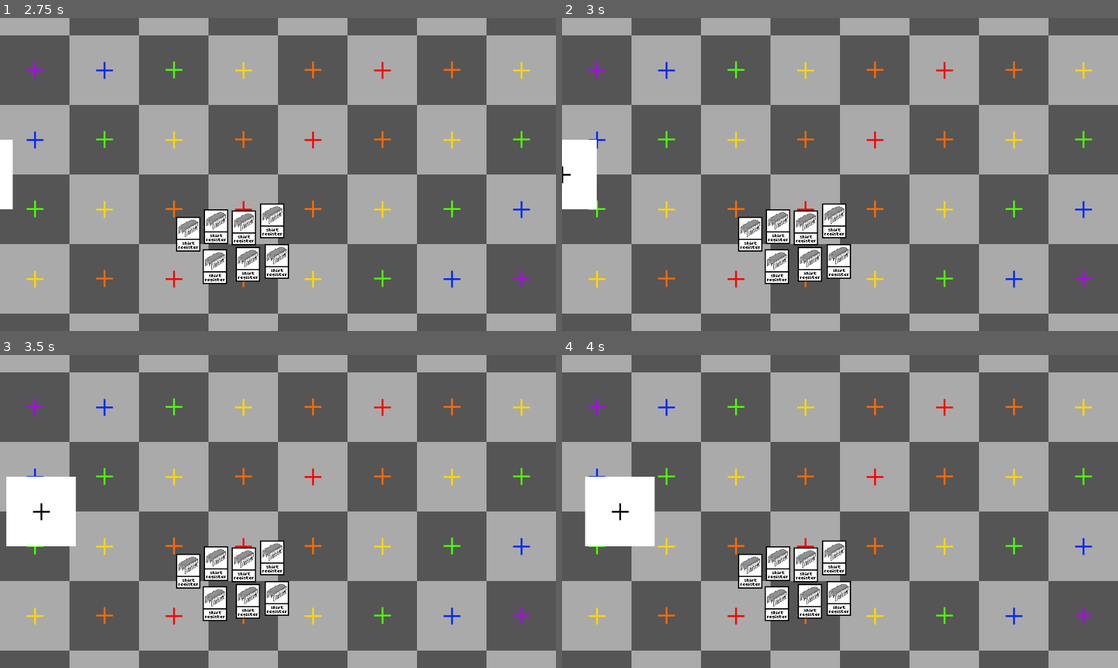
Above: before the commit, frames 1-4 (two rows, left to right).
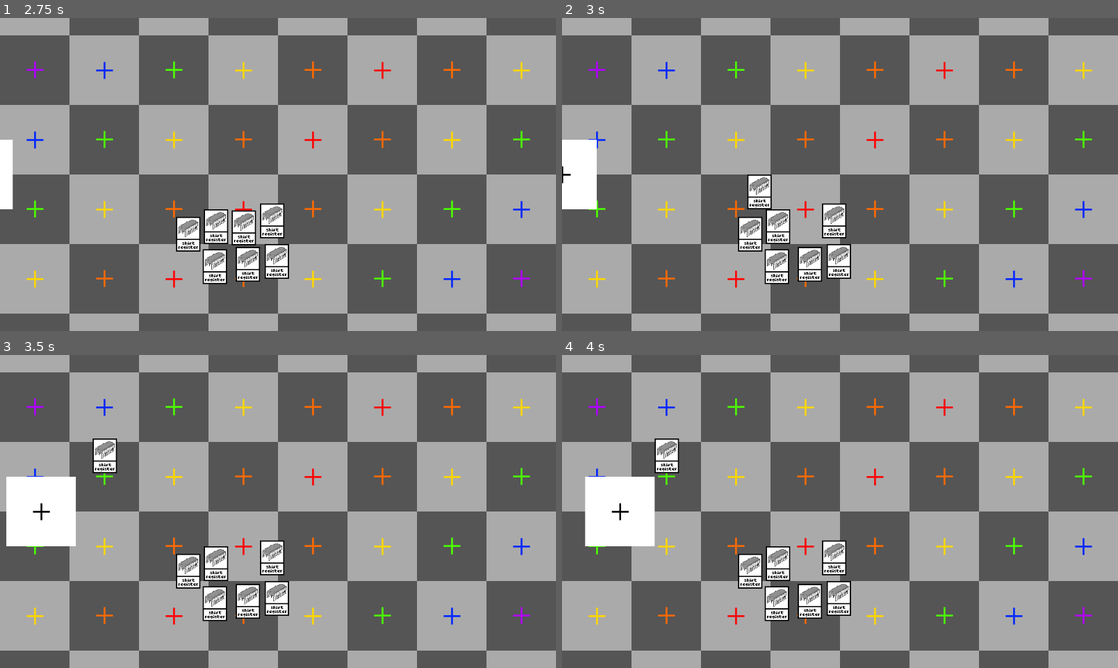
Above: after the commit, the same moments.

Repository: NobleMetalLabs/the-genesis-gambit
Game: Godot game, scene res://scn/tests/test.tscn
Same seed, same stepped clock (60 frames per second), same inputs: the game is played once before the commit and once after it.
Inputs (mouse positions are in pixels of both pictures, inside the frame that each line leads up to):
- Up to frame 1 (2.75 s): tap Enter at 0.5 s; move the mouse to (400, 158) at 0.52 s; hold Shift 0.53-1.25 s; click (400, 158) at 0.67 s; drag from (166, 190) to (244, 227) at 1.27 s; tap Space at 2 s; move the mouse to (333, 105) at 2.02 s; tap Ctrl at 2.1 s; click (333, 105) at 2.17 s
- Up to frame 2 (3 s): drag from (812, 237) to (673, 127) at 2.77 s
- Up to frame 3 (3.5 s): no input
- Up to frame 4 (4 s): move the mouse to (1006, 558) at 3.52 s; tap Alt at 3.6 s; click (1006, 558) at 3.67 s

Frame 1 is identical in both runs. In frame 2, 0.9% of the frame differs, in the area x 33-47%, y 50-73%; in frame 3, 0.9%, in the area x 16-47%, y 26-73%; in frame 4, 0.9%.

Commit message:
Fix CardInstance instantiation oversight

Diff:
--- a/src/CardInstance.gd
+++ b/src/CardInstance.gd
@@ -2,9 +2,6 @@
 extends Node
 
 @export var meta : CardMetadata
-
-func _init(_meta : CardMetadata):
-	meta = _meta
 
 @onready var area = $Area2D
 var dragging : bool = false
